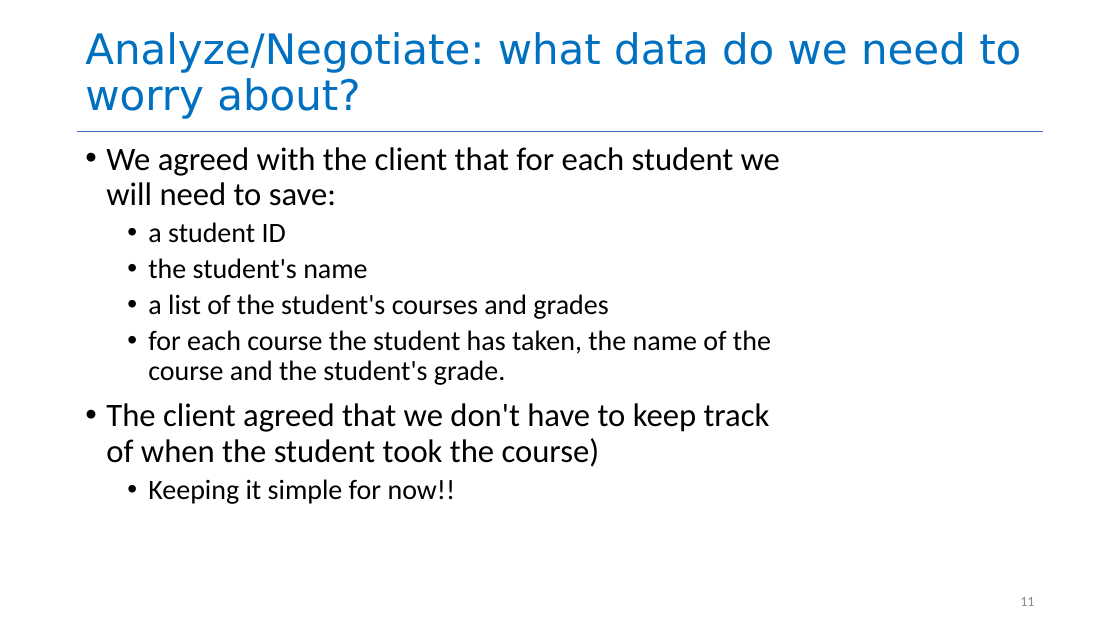
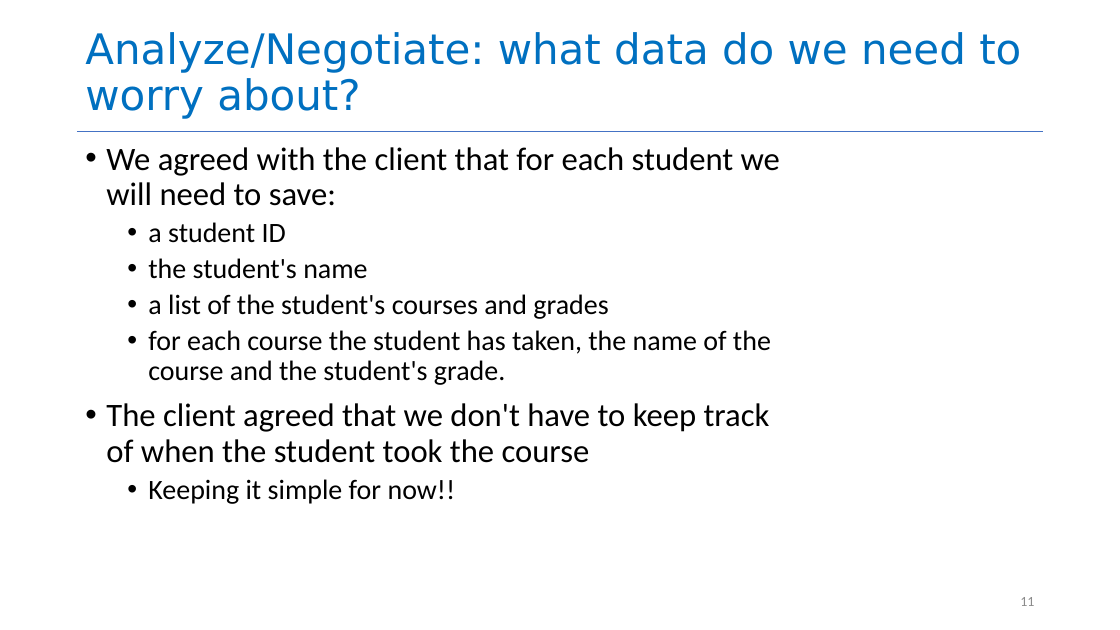
Before and after one commit to yashburshe/CS4530-Fall-2025, a slide deck: slide 11 of Slides/Module 02 From Requirements to Code.pptx. Drawn at 1120x630 pixels with LibreOffice and Linux fonts; fonts in the diff are those of the drawing. Boxes give left, top, right and bottom in pixels: in the first picture for what was removed or moved away, otherwise in the second. Text is boxed around its words. In the diff, an @@ line names an element or a change of style, - is before the commit and + after.

Commit message:
fixed string => StudentName in code on slides

```diff
--- a/Slides/Module 02 From Requirements to Code.pptx
+++ b/Slides/Module 02 From Requirements to Code.pptx
@@ text at (106,403,770,463): text changed @@
-• The client agreed that we don't have to keep track of when the student took the course)
+• The client agreed that we don't have to keep track of when the student took the course
```
Also in this commit, not shown: 1 other slide changed, 1 other file.
